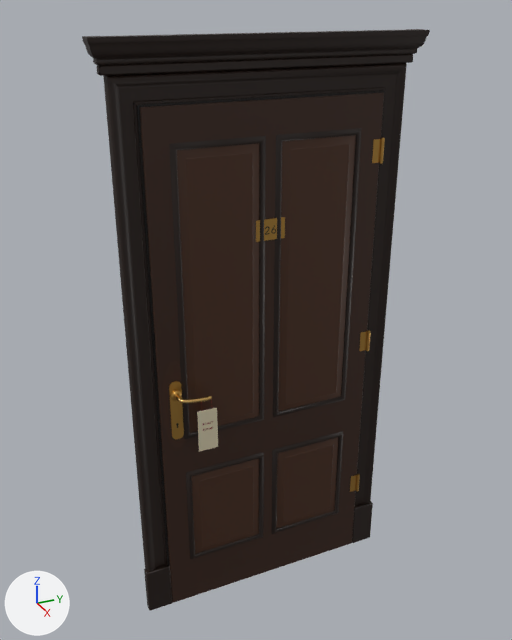
What one commit did to the glTF model LIMINAL V13/data/models/hotel_door_f@2.glb.
Both versions are drawn from a 50 mm camera at (2.32, -1.08, 2.44) aimed at (-0.01, -0.03, 1.28). Every picture has the same lights, and +X, +Y and +Z are marked at lower left. The picture after the commit comes second. Where no turn or scale is listed for an object, it has been applied to the vertices.

Names of what the first picture shows: 'abrieb', 'bekleidung', 'beschlag', 'blatt', 'fuellungen', 'fuge', 'karte', 'kehlleisten', 'verdachung' and 2 more.
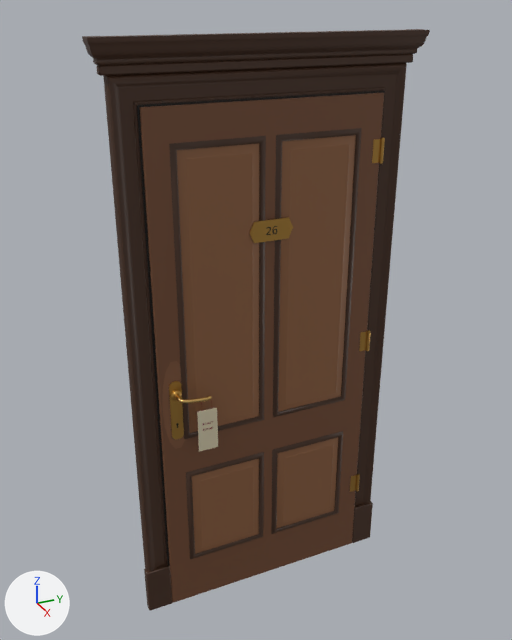
Location of each change, (x1, y1, x2, y2) in pixels of the pictures (512 x 640 px):
'fuellungen', recoloured (lighter)
    both: (177, 135, 356, 554)
'blatt', recoloured (lighter)
    both: (139, 93, 384, 603)

Diff of the bpy script that builds the scene:
```diff
--- a/LIMINAL V13/data/models/hotel_door_f@2.glb.py
+++ b/LIMINAL V13/data/models/hotel_door_f@2.glb.py
@@ mat_look_wood_tex_wood_walnut_floor_r_0_55__nussbaum_hell @@
+mat_look_wood_tex_wood_walnut_floor_r_0_55__nussbaum_hell = principled_material('look=wood tex=wood_walnut_floor r=0.55 #nussbaum_hell')
+mat_look_wood_tex_wood_walnut_floor_r_0_55__nussbaum_hell.base_color = (0.274, 0.119, 0.0509)  # brown #8f6140
+mat_look_wood_tex_wood_walnut_floor_r_0_55__nussbaum_hell.roughness = 0.45
@@ mat_look_wood_tex_wood_walnut_floor_r_0_6__nussbaum @@
+mat_look_wood_tex_wood_walnut_floor_r_0_6__nussbaum = principled_material('look=wood tex=wood_walnut_floor r=0.6 #nussbaum')
+mat_look_wood_tex_wood_walnut_floor_r_0_6__nussbaum.base_color = (0.179, 0.0732, 0.0331)  # brown #754c33
+mat_look_wood_tex_wood_walnut_floor_r_0_6__nussbaum.roughness = 0.45
@@ me_blatt @@
 me_blatt.from_pydata(...)  # 24 vertices, 44 faces; spans x 0.0..0.04, y -0.46..0.46, z 0.0..2.12
-me_blatt.materials.append(mat_look_wood_r_0_6__nussbaum)  # brown #381f11
+me_blatt.materials.append(mat_look_wood_tex_wood_walnut_floor_r_0_6__nussbaum)  # brown #754c33
@@ me_fuellungen @@
 me_fuellungen.from_pydata(...)  # 48 vertices, 72 faces; spans x 0.04..0.05, y -0.35..0.35, z 0.24..1.98
-me_fuellungen.materials.append(mat_look_wood_r_0_55__nussbaum_hell)  # brown #472916
+me_fuellungen.materials.append(mat_look_wood_tex_wood_walnut_floor_r_0_55__nussbaum_hell)  # brown #8f6140
```
